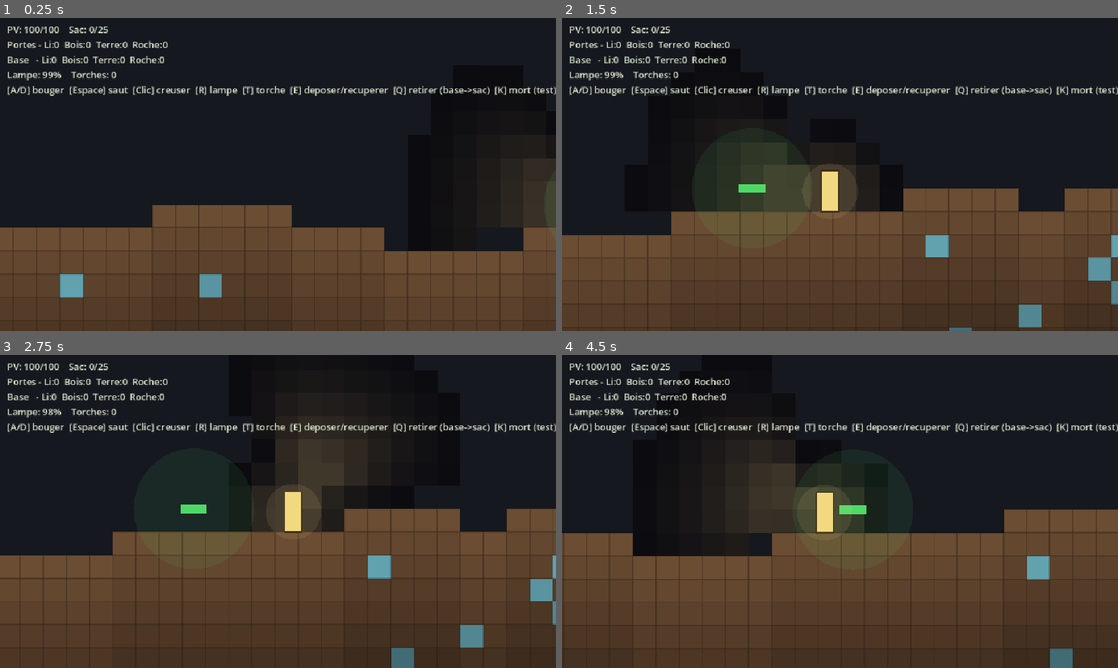
Above: before the commit, frames 1-4 (two rows, left to right).
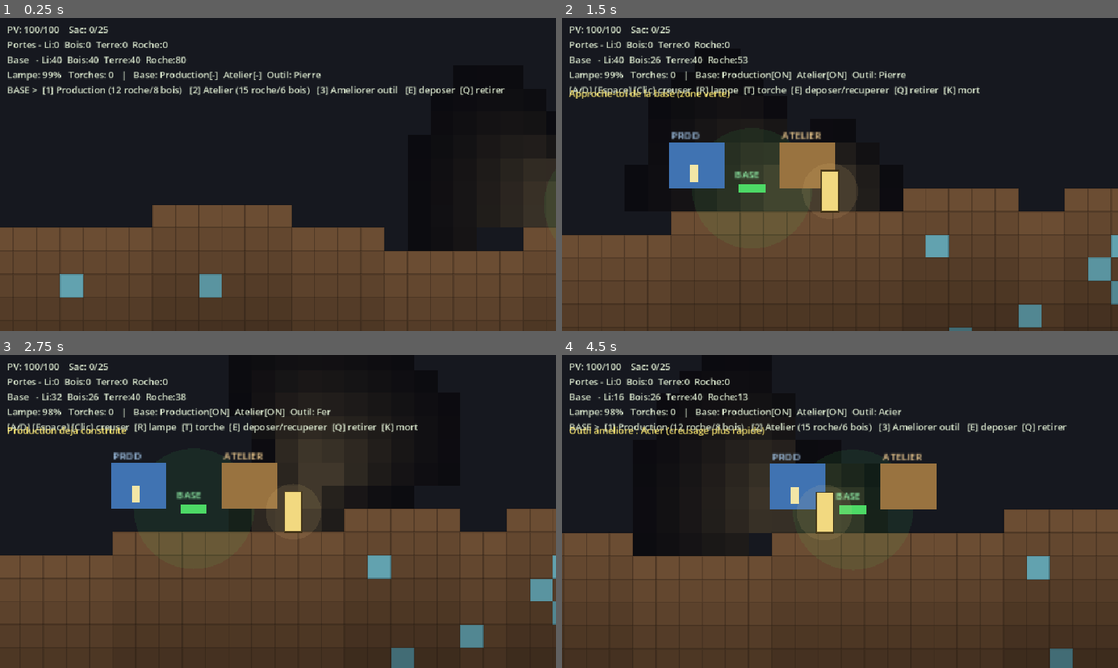
Above: after the commit, the same moments.

Repository: MrAuGIR/lesEnfouis
Game: Godot game, scene res://main.tscn
Same seed, same stepped clock (60 frames per second), same inputs: the game is played once before the commit and once after it.
Inputs (mouse positions are in pixels of both pictures, inside the frame that each line leads up to):
- Up to frame 1 (0.25 s): no input
- Up to frame 2 (1.5 s): tap Enter at 0.5 s; move the mouse to (962, 158) at 0.52 s; hold D 0.53-1.28 s; tap 1 at 0.6 s; click (962, 158) at 0.67 s; tap Space at 0.77 s; tap 2 at 0.8, 1.35 s; move the mouse to (728, 190) at 1.27 s; hold A from 1.28 s (still down)
- Up to frame 3 (2.75 s): tap Space at 1.52 s; tap 3 at 1.55, 2.1 s; move the mouse to (333, 442) at 2.02 s; release A at 2.03 s; hold D from 2.03 s (still down); tap 1 at 2.3 s
- Up to frame 4 (4.5 s): move the mouse to (812, 574) at 2.77 s; release D at 2.78 s; hold W 2.78-3.53 s; tap 1 at 2.85 s; click (812, 574) at 2.92 s; tap Space at 3.02, 3.77 s; tap 2 at 3.05, 3.6 s; move the mouse to (1006, 558) at 3.52 s; hold A from 3.53 s (still down); tap 3 at 3.8, 4.35 s; move the mouse to (673, 464) at 4.27 s

The runs differ from the first frame. In frame 1, 2.5% of the frame differs, in the area x 1-100%, y 12-25%; in frame 2, 5.8%; in frame 3, 5.8%; in frame 4, 6.0%, in the area x 1-100%, y 12-50%.

Commit message:
[proto] Jalon 3 : base, PNJ & craft (boucle de développement)
- Construction (près de la base, avec le stockage) : Production (1) avec un
  PNJ qui génère du lithium en passif, et Atelier (2)
- Amélioration de l'outil de creusage (3) : paliers Pierre -> Fer -> Acier
  (creusage plus rapide), débloquée par l'atelier
- Retours à l'écran sur chaque action (succès/échec + raison) + étiquettes
  des pièces, pour la lisibilité du grey-box
- Touches d'action robustes au clavier (keycode + physical_keycode) : corrige
  les chiffres 1/2/3 sur AZERTY
- Stock de base de départ rempli (confort de test, balisé "à remettre à 0")

Co-Authored-By: Claude Opus 4.8 <noreply@anthropic.com>

Diff:
--- a/prototype/scripts/Game.gd
+++ b/prototype/scripts/Game.gd
@@ -53,6 +53,14 @@
 const BASE_RANGE := 2.6 * TILE   # portée de dépôt à la base
 const CACHE_RANGE := 2.0 * TILE  # portée de récupération d'une cache
 
+# --- Base : pièces, PNJ, craft (Jalon 3) ------------------------------------
+const COST_PROD := {"rock": 12, "wood": 8}        # coût de la salle de production
+const COST_WORKSHOP := {"rock": 15, "wood": 6}    # coût de l'atelier
+const PROD_INTERVAL := 12.0      # s entre deux unités produites par le PNJ
+const DIG_TIERS := [1.0, 0.65, 0.45]              # mult. de temps (Pierre→Fer→Acier)
+const TIER_NAMES := ["Pierre", "Fer", "Acier"]
+const UPGRADE_COST := [{}, {"rock": 15, "lithium": 8}, {"rock": 25, "lithium": 16}]
+
 # Types de tuile
 const EMPTY := 0
 const DIRT := 1
@@ -83,19 +91,29 @@
 var torches: Array[Vector2i] = [] # torches posées (sécurisent un chemin)
 
 var hp := MAX_HP
-var store_dirt := 0               # stockage de la base (butin déposé)
-var store_rock := 0
-var store_wood := 0
-var store_lithium := 0
+# Stock de départ — CONFORT DE TEST (prototype) : permet de construire/améliorer
+# tout de suite sans grinder. À remettre à 0 avant tout équilibrage sérieux.
+var store_dirt := 40              # stockage de la base (butin déposé)
+var store_rock := 80
+var store_wood := 40
+var store_lithium := 40
 var base_pos := Vector2.ZERO      # point de dépôt (surface, départ)
 var cache_active := false         # une cache de butin attend d'être récupérée
 var cache_pos := Vector2.ZERO
 var cache := {"dirt": 0, "rock": 0, "wood": 0, "lithium": 0}
 
+var has_prod := false             # salle de production construite (+1 PNJ)
+var has_workshop := false         # atelier construit (débloque l'amélioration d'outil)
+var prod_timer := 0.0
+var dig_level := 0                # palier d'outil : 0 Pierre, 1 Fer, 2 Acier
+var dig_time := DIG_TIME          # temps de creusage courant (selon le palier)
+
 var flashes := []   # éclats de creusage : {cell:Vector2i, t:float}
 
 var camera: Camera2D
 var hud: Label
+var msg_label: Label
+var msg_t := 0.0
 
 # --- Init -------------------------------------------------------------------
 func _ready() -> void:
@@ -189,7 +207,16 @@
 	hud.position = Vector2(12, 8)
 	hud.add_theme_color_override("font_color", Color(0.85, 0.9, 0.8))
 	layer.add_child(hud)
-	_update_hud()
+	msg_label = Label.new()
+	msg_label.position = Vector2(12, 118)
+	msg_label.add_theme_color_override("font_color", Color(1.0, 0.92, 0.45))
+	layer.add_child(msg_label)
+	_update_hud()
+
+func _flash_msg(text: String) -> void:
+	msg_t = 2.5
+	if msg_label:
+		msg_label.text = text
 
 func _update_hud() -> void:
 	var bagline := "Sac: %d/%d" % [_bag_total(), BAG_CAP]
@@ -197,7 +224,11 @@
 		bagline += "  (PLEIN)"
 	if cache_active:
 		bagline += "     >> CACHE a recuperer <<"
-	hud.text = "PV: %d/%d    %s\nPortes - Li:%d  Bois:%d  Terre:%d  Roche:%d\nBase   - Li:%d  Bois:%d  Terre:%d  Roche:%d\nLampe: %d%%    Torches: %d\n[A/D] bouger  [Espace] saut  [Clic] creuser  [R] lampe  [T] torche  [E] deposer/recuperer  [Q] retirer (base->sac)  [K] mort (test)" % [int(hp), int(MAX_HP), bagline, res_lithium, res_wood, res_dirt, res_rock, store_lithium, store_wood, store_dirt, store_rock, int(lamp_fuel / LAMP_AUTONOMY * 100.0), torches.size()]
+	var base_line := "Base: Production[%s]  Atelier[%s]  Outil: %s" % ["ON" if has_prod else "-", "ON" if has_workshop else "-", TIER_NAMES[dig_level]]
+	var hint := "[A/D] [Espace] [Clic] creuser  [R] lampe  [T] torche  [E] deposer/recuperer  [Q] retirer  [K] mort"
+	if _near_base():
+		hint = "BASE >  [1] Production (12 roche/8 bois)   [2] Atelier (15 roche/6 bois)   [3] Ameliorer outil   [E] deposer  [Q] retirer"
+	hud.text = "PV: %d/%d    %s\nPortes - Li:%d  Bois:%d  Terre:%d  Roche:%d\nBase   - Li:%d  Bois:%d  Terre:%d  Roche:%d\nLampe: %d%%   Torches: %d   |   %s\n%s" % [int(hp), int(MAX_HP), bagline, res_lithium, res_wood, res_dirt, res_rock, store_lithium, store_wood, store_dirt, store_rock, int(lamp_fuel / LAMP_AUTONOMY * 100.0), torches.size(), base_line, hint]
 
 # --- Boucle -----------------------------------------------------------------
 func _physics_process(delta: float) -> void:
@@ -208,10 +239,24 @@
 func _process(delta: float) -> void:
 	_update_aim()
 	_deplete_lamp(delta)
+	_produce(delta)
 	_handle_dig(delta)
 	_update_flashes(delta)
 	_update_hud()
+	if msg_t > 0.0:
+		msg_t -= delta
+		if msg_t <= 0.0 and msg_label:
+			msg_label.text = ""
 	queue_redraw()
+
+func _produce(delta: float) -> void:
+	# Le PNJ de la salle de production génère du lithium en passif (même absent).
+	if not has_prod:
+		return
+	prod_timer += delta
+	if prod_timer >= PROD_INTERVAL:
+		prod_timer -= PROD_INTERVAL
+		store_lithium += 1
 
 func _update_aim() -> void:
 	var v := get_global_mouse_position() - pos
@@ -232,6 +277,12 @@
 			_interact()
 		elif event.keycode == KEY_Q:
 			_withdraw()
+		elif event.keycode == KEY_1 or event.physical_keycode == KEY_1:
+			_build_production()
+		elif event.keycode == KEY_2 or event.physical_keycode == KEY_2:
+			_build_workshop()
+		elif event.keycode == KEY_3 or event.physical_keycode == KEY_3:
+			_upgrade_tool()
 		elif event.keycode == KEY_K:
 			_damage(MAX_HP)   # mort de test
 
@@ -316,6 +367,69 @@
 	res_wood += cache["wood"]
 	res_lithium += cache["lithium"]
 	cache_active = false
+	_update_hud()
+
+func _near_base() -> bool:
+	return pos.distance_to(base_pos) <= BASE_RANGE
+
+func _can_pay(cost: Dictionary) -> bool:
+	return store_rock >= int(cost.get("rock", 0)) and store_wood >= int(cost.get("wood", 0)) \
+		and store_lithium >= int(cost.get("lithium", 0)) and store_dirt >= int(cost.get("dirt", 0))
+
+func _pay(cost: Dictionary) -> void:
+	store_rock -= int(cost.get("rock", 0))
+	store_wood -= int(cost.get("wood", 0))
+	store_lithium -= int(cost.get("lithium", 0))
+	store_dirt -= int(cost.get("dirt", 0))
+
+func _build_production() -> void:
+	if not _near_base():
+		_flash_msg("Approche-toi de la base (zone verte)")
+		return
+	if has_prod:
+		_flash_msg("Production deja construite")
+		return
+	if not _can_pay(COST_PROD):
+		_flash_msg("Pas assez en base : il faut 12 roche + 8 bois")
+		return
+	_pay(COST_PROD)
+	has_prod = true   # un PNJ y est affecté automatiquement (grey-box)
+	_flash_msg("Production construite ! Un PNJ produit du lithium en passif.")
+	_update_hud()
+
+func _build_workshop() -> void:
+	if not _near_base():
+		_flash_msg("Approche-toi de la base (zone verte)")
+		return
+	if has_workshop:
+		_flash_msg("Atelier deja construit")
+		return
+	if not _can_pay(COST_WORKSHOP):
+		_flash_msg("Pas assez en base : il faut 15 roche + 6 bois")
+		return
+	_pay(COST_WORKSHOP)
+	has_workshop = true
+	_flash_msg("Atelier construit ! Tu peux ameliorer l'outil (touche 3).")
+	_update_hud()
+
+func _upgrade_tool() -> void:
+	if not _near_base():
+		_flash_msg("Approche-toi de la base (zone verte)")
+		return
+	if not has_workshop:
+		_flash_msg("Atelier requis d'abord (touche 2)")
+		return
+	if dig_level >= DIG_TIERS.size() - 1:
+		_flash_msg("Outil deja au maximum (Acier)")
+		return
+	var cost: Dictionary = UPGRADE_COST[dig_level + 1]
+	if not _can_pay(cost):
+		_flash_msg("Pas assez en base : %d roche + %d lithium" % [int(cost.get("rock", 0)), int(cost.get("lithium", 0))])
+		return
+	_pay(cost)
+	dig_level += 1
+	dig_time = DIG_TIME * DIG_TIERS[dig_level]
+	_flash_msg("Outil ameliore : %s (creusage plus rapide)" % TIER_NAMES[dig_level])
 	_update_hud()
 
 # --- Déplacement + collision contre la grille -------------------------------
@@ -397,7 +511,7 @@
 		dig_target = cell
 		dig_progress = 0.0
 	dig_progress += delta
-	var need := DIG_TIME * (ROCK_MULT if _is_hard(_tile(tx, ty)) else 1.0)
+	var need := dig_time * (ROCK_MULT if _is_hard(_tile(tx, ty)) else 1.0)
 	if dig_progress >= need:
 		_break_tile(tx, ty)
 		dig_target = Vector2i(-1, -1)
@@ -571,7 +685,7 @@
 		draw_rect(Rect2(f.cell.x * TILE, f.cell.y * TILE, TILE, TILE), Color(1.0, 0.9, 0.6, a * 0.7))
 	# Cible de creusage + progression
 	if dig_target.x >= 0:
-		var need := DIG_TIME * (ROCK_MULT if _is_hard(_tile(dig_target.x, dig_target.y)) else 1.0)
+		var need := dig_time * (ROCK_MULT if _is_hard(_tile(dig_target.x, dig_target.y)) else 1.0)
 		var p: float = clampf(dig_progress / need, 0.0, 1.0)
 		var rpos := Vector2(dig_target.x * TILE, dig_target.y * TILE)
 		draw_rect(Rect2(rpos, Vector2(TILE, TILE)), Color(1, 1, 1, 0.15 + 0.35 * p))
@@ -584,6 +698,18 @@
 	# Base (dépôt, à la surface) et cache de butin (à la mort)
 	draw_circle(base_pos, BASE_RANGE, Color(0.3, 0.9, 0.4, 0.08))
 	draw_rect(Rect2(base_pos + Vector2(-9, -3), Vector2(18, 6)), Color(0.3, 0.85, 0.4))
+	# Pièces construites (avec étiquettes)
+	var font := ThemeDB.fallback_font
+	draw_string(font, base_pos + Vector2(-12, -7), "BASE", HORIZONTAL_ALIGNMENT_LEFT, -1, 7, Color(0.6, 1.0, 0.7))
+	if has_prod:
+		var pr := base_pos + Vector2(-3.6 * TILE, -2.0 * TILE)
+		draw_rect(Rect2(pr, Vector2(2.4 * TILE, 2.0 * TILE)), Color(0.25, 0.45, 0.70))
+		draw_rect(Rect2(pr + Vector2(0.9 * TILE, 1.0 * TILE), Vector2(6, 12)), Color(0.95, 0.9, 0.65))  # PNJ
+		draw_string(font, pr + Vector2(1, -2), "PROD", HORIZONTAL_ALIGNMENT_LEFT, -1, 7, Color(0.7, 0.85, 1.0))
+	if has_workshop:
+		var ws := base_pos + Vector2(1.2 * TILE, -2.0 * TILE)
+		draw_rect(Rect2(ws, Vector2(2.4 * TILE, 2.0 * TILE)), Color(0.60, 0.45, 0.25))
+		draw_string(font, ws + Vector2(1, -2), "ATELIER", HORIZONTAL_ALIGNMENT_LEFT, -1, 7, Color(1.0, 0.85, 0.6))
 	if cache_active:
 		draw_circle(cache_pos, CACHE_RANGE, Color(0.95, 0.75, 0.25, 0.16))
 		draw_rect(Rect2(cache_pos + Vector2(-4, -4), Vector2(8, 8)), Color(0.95, 0.8, 0.3))
Not shown, changed: prototype/README.md
